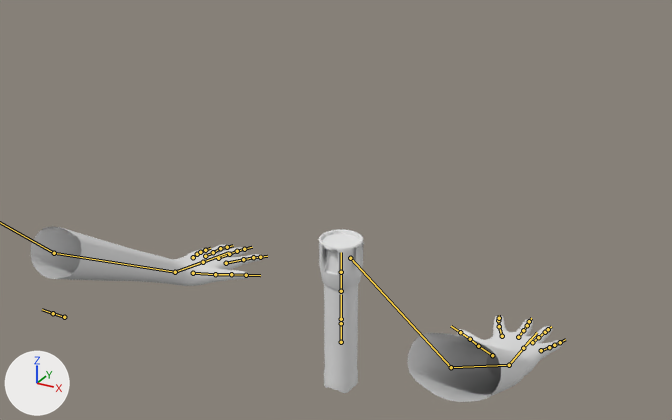
One commit to the FBX model Broken Dreams/Assets/3D Models/Weapons/Flashlight/flashlight.fbx: the scene before it, then after it.
One viewpoint serves both versions: a camera (50 mm lens) standing at (27.7, -51.2, 33.3) and looking at (1.8, -4.0, 9.7). Lighting does not change. The marker at lower left points along +X, +Y and +Z. Both versions are drawn at frame 251 of the action 'handsrig|handsrigAction.003'; the numbers are the values there. The bones that bend it are drawn over the model as lines.

In view in the first picture: 'Cube', 'Flashlight_Baterrylid', 'Flashlight_Body', 'Flashlight_Rotateswitch'.
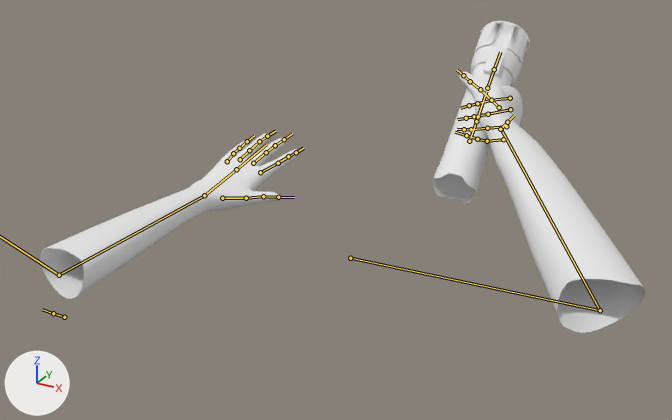
Boxes [x1, y1, x2, y2] around the edits, measured in the pictures (672 x 420 px):
'Cube', posed (14% wider, 49% taller): before [31, 226, 563, 402]; after [40, 71, 645, 333]
'Flashlight_Body', posed: before [318, 229, 364, 347]; after [453, 21, 530, 129]
'Flashlight_Baterrylid', posed: before [324, 339, 358, 393]; after [433, 123, 491, 204]
'Flashlight_Rotateswitch', posed: before [320, 266, 362, 289]; after [470, 45, 521, 87]
bone 'forearm.L', root to tip: before (350, 258) to (451, 367); after (350, 258) to (600, 310)
bone 'forearm.L.001', root to tip: before (451, 367) to (509, 365); after (600, 310) to (501, 129)
bone 'hand.L', root to tip: before (509, 365) to (531, 339); after (501, 129) to (511, 118)
bone 'th1.L', root to tip: before (492, 355) to (478, 346); after (499, 107) to (480, 89)
bone 'th2.L', root to tip: before (478, 346) to (470, 339); after (480, 89) to (470, 81)
bone 'th3.L', root to tip: before (470, 339) to (460, 332); after (470, 81) to (463, 75)
bone 'fi1.L', root to tip: before (502, 336) to (499, 326); after (510, 98) to (491, 100)
bone 'fi2.L', root to tip: before (499, 326) to (498, 320); after (491, 100) to (477, 103)
bone 'fm1.L', root to tip: before (518, 337) to (523, 330); after (510, 109) to (488, 114)
bone 'fm2.L', root to tip: before (523, 330) to (527, 325); after (488, 114) to (474, 116)
bone 'fm3.L', root to tip: before (527, 325) to (529, 321); after (474, 116) to (466, 118)
bone 'fr1.L', root to tip: before (532, 342) to (538, 337); after (506, 126) to (487, 128)
bone 'fr2.L', root to tip: before (538, 337) to (545, 332); after (487, 128) to (471, 129)
bone 'fr3.L', root to tip: before (545, 332) to (548, 329); after (471, 129) to (464, 129)
bone 'fp1.L', root to tip: before (541, 350) to (549, 347); after (503, 139) to (487, 141)
bone 'fp2.L', root to tip: before (549, 347) to (554, 345); after (487, 141) to (477, 139)
bone 'TorchBody', root to tip: before (341, 319) to (341, 294); after (478, 116) to (486, 91)
bone 'forearm.R.001', root to tip: before (54, 253) to (175, 272); after (59, 275) to (204, 195)
bone 'hand.R', root to tip: before (175, 272) to (205, 261); after (204, 195) to (239, 167)
bone 'fi1.R', root to tip: before (226, 263) to (243, 259); after (260, 172) to (278, 163)
bone 'fr1.R', root to tip: before (205, 256) to (213, 252); after (240, 159) to (249, 150)
bone 'fp1.R', root to tip: before (193, 257) to (197, 254); after (227, 161) to (233, 153)

What the commit changed:
Bone 'forearm.L' (bone_forearm_l) turns from (0, 0, 0) to (15, 8, -22) degrees about its own x, y and z.
Bone 'forearm.L.001' (bone_forearm_l_001) turns from (0, 0, 0) to (36, -4, 66) degrees about its own x, y and z.
Bone 'hand.L' (bone_hand_l) turns from (0, 0, 0) to (-53, 32, -83) degrees about its own x, y and z.
Bone 'th1.L' (bone_th1_l) moves from (0.0, 0.0, 0.0) to (0.0, -0.1, -0.14).
Bone 'th1.L' (bone_th1_l) turns from (0, 0, 0) to (-36, 5, 7) degrees about its own x, y and z.
Bone 'th2.L' (bone_th2_l) turns from (0, 0, 0) to (0, 0, -18) degrees about its own x, y and z.
Bone 'th3.L' (bone_th3_l) turns from (0, 0, 0) to (0, 0, -18) degrees about its own x, y and z.
Bone 'fi1.L' (bone_fi1_l) moves from (0.0, 0.0, 0.0) to (0.35, -0.17, 0.0).
Bone 'fi1.L' (bone_fi1_l) turns from (0, 0, 0) to (-61, 0, -25) degrees about its own x, y and z.
Bone 'fi2.L' (bone_fi2_l) turns from (0, 0, 0) to (-72, 0, 0) degrees about its own x, y and z.
Bone 'fm1.L' (bone_fm1_l) moves from (0.0, 0.0, 0.0) to (0.1, -0.02, -0.14).
Bone 'fm1.L' (bone_fm1_l) turns from (0, 0, 0) to (-91, -4, -3) degrees about its own x, y and z.
Bone 'fm2.L' (bone_fm2_l) turns from (0, 0, 0) to (-40, 0, 0) degrees about its own x, y and z.
Bone 'fm3.L' (bone_fm3_l) turns from (0, 0, 0) to (-26, 0, 0) degrees about its own x, y and z.
Bone 'fr1.L' (bone_fr1_l) moves from (0.0, 0.0, 0.0) to (0.0, -0.02, -0.43).
Bone 'fr1.L' (bone_fr1_l) turns from (0, 0, 0) to (-106, 0, 0) degrees about its own x, y and z.
Bone 'fr2.L' (bone_fr2_l) turns from (0, 0, 0) to (-26, 0, 0) degrees about its own x, y and z.
Bone 'fr3.L' (bone_fr3_l) turns from (0, 0, 0) to (-26, 0, 0) degrees about its own x, y and z.
Bone 'fp1.L' (bone_fp1_l) moves from (0.0, 0.0, 0.0) to (0.0, -0.25, -0.41).
Bone 'fp1.L' (bone_fp1_l) turns from (0, 0, 0) to (-89, 0, 0) degrees about its own x, y and z.
Bone 'fp2.L' (bone_fp2_l) turns from (0, 0, 0) to (-47, 0, 0) degrees about its own x, y and z.
Bone 'TorchBody' (bone_torchbody) moves from (0.0, 0.0, 0.0) to (-12.47, -0.42, -0.46).
Bone 'TorchBody' (bone_torchbody) turns from (0, 0, 0) to (131, -11, 110) degrees about its own x, y and z.
Bone 'forearm.R' (bone_forearm_r) turns from (0, 0, 0) to (-4, 0, -4) degrees about its own x, y and z.
Bone 'forearm.R.001' (bone_forearm_r_001) turns from (0, 0, 0) to (38, 1, -4) degrees about its own x, y and z.
Bone 'hand.R' (bone_hand_r) turns from (0, 0, 0) to (-6, 17, -7) degrees about its own x, y and z.
Bone 'fi1.R' (bone_fi1_r) turns from (0, 0, 0) to (0, 0, 8) degrees about its own x, y and z.
Bone 'fr1.R' (bone_fr1_r) turns from (0, 0, 0) to (0, 0, -3) degrees about its own x, y and z.
Bone 'fp1.R' (bone_fp1_r) turns from (0, 0, 0) to (0, 0, -8) degrees about its own x, y and z.
